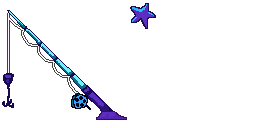
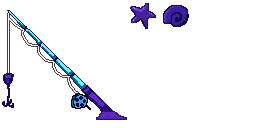
The second 256px x 128px image is a revision of the first. Changes to its layers:
pixels changed over [132, 4, 189, 28] (layer not identified)
